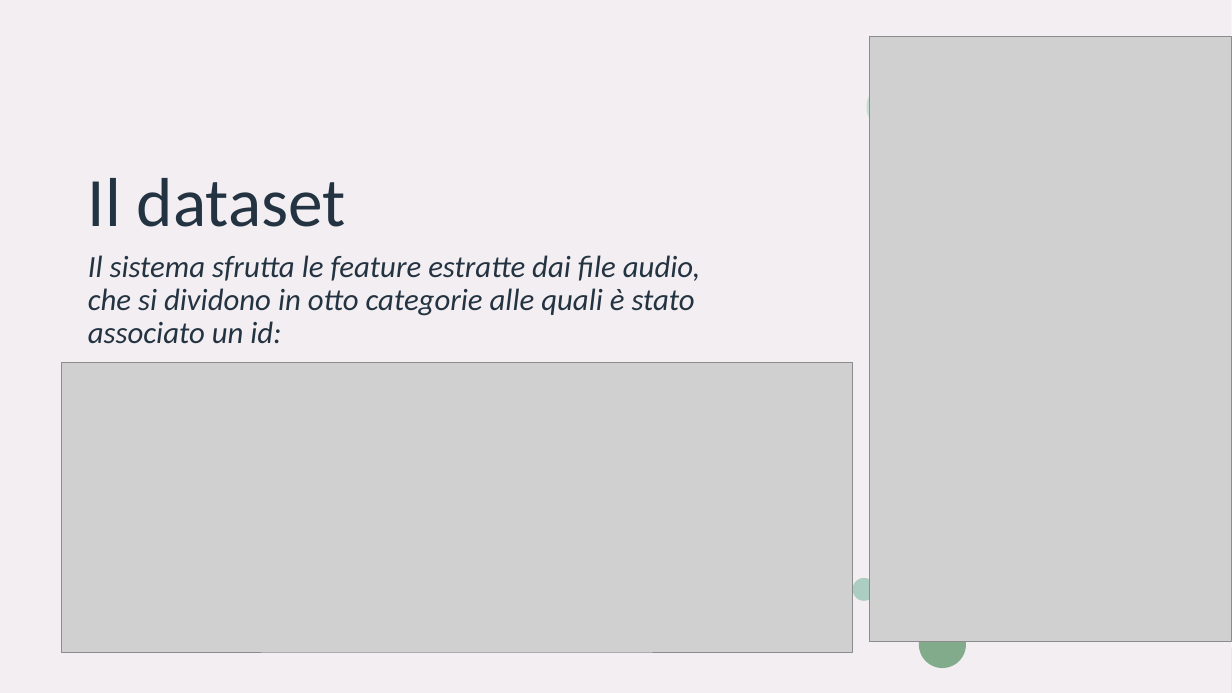
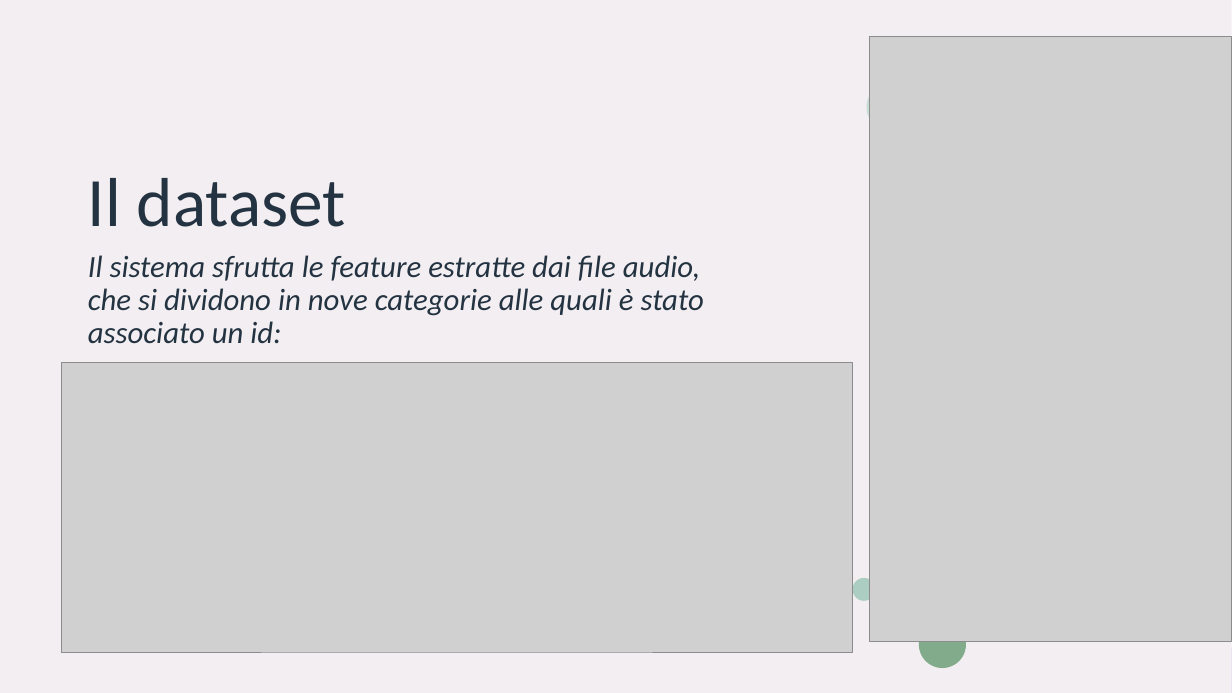
Before and after one commit to AntonioPapeo6/ProgSysAg, a slide deck: slide 6 of DOCUMENTAZIONE/Presentazione - AudioRecognizer (1).pptx. Drawn at 1232x693 pixels with LibreOffice and Linux fonts; fonts in the diff are those of the drawing; grey boxes stand for pictures. Boxes give left, top, right and bottom in pixels: in the first picture for what was removed or moved away, otherwise in the second. Text is boxed around its words. In the diff, an @@ line names an element or a change of style, - is before the commit and + after.

```diff
--- a/DOCUMENTAZIONE/Presentazione - AudioRecognizer (1).pptx
+++ b/DOCUMENTAZIONE/Presentazione - AudioRecognizer (1).pptx
@@ subtitle at <box>88,255,704,344</box>: text changed @@
-Il sistema sfrutta le feature estratte dai file audio, che si dividono in otto categorie alle quali è stato associato un id:
+Il sistema sfrutta le feature estratte dai file audio, che si dividono in nove categorie alle quali è stato associato un id:
```
Also in this commit, not shown: 2 other slides changed, 1 slide added, 3 other files.
